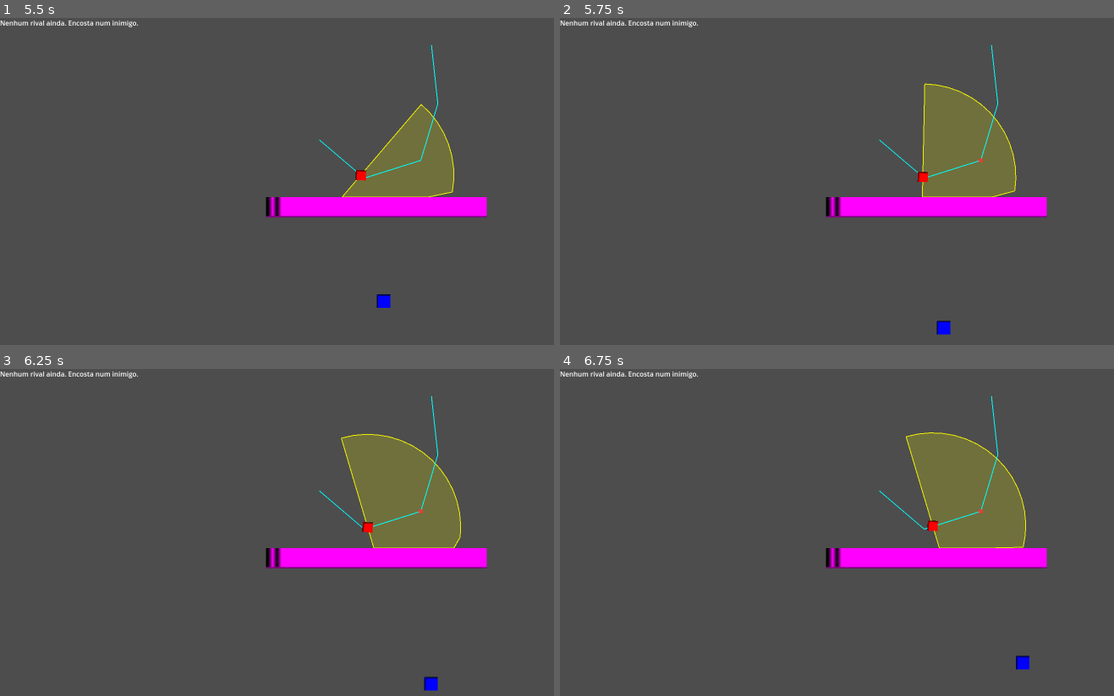
Above: before the commit, frames 1-4 (two rows, left to right).
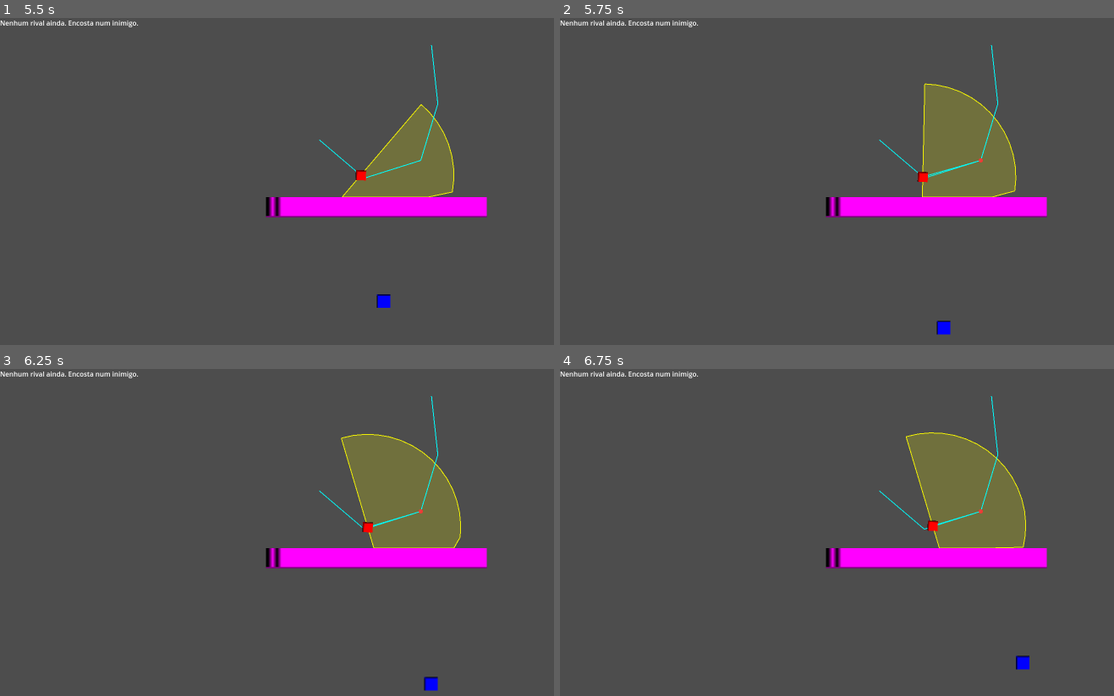
Above: after the commit, the same moments.

Repository: titosavio/Games
Game: Godot game, scene res://scenes/Main.tscn
The game is run twice, just before and just after one commit, with the same random seed, the same clock (stepped at 60 frames per second) and the same inputs.
Inputs:
- Up to frame 1 (5.5 s): hold Right (ui_right) 0.53-1.28 s; hold Down (ui_down) 1.28-2.03 s; hold Right (ui_right) 2.03-2.78 s; hold W (ui_up) 2.78-3.53 s; hold Left (ui_left) 3.53-5.03 s; hold Down (ui_down) from 5.03 s (still down)
- Up to frame 2 (5.75 s): keep holding Down (ui_down)
- Up to frame 3 (6.25 s): release Down (ui_down) at 5.78 s; hold Right (ui_right) from 5.78 s (still down)
- Up to frame 4 (6.75 s): release Right (ui_right) at 6.53 s; hold W (ui_up) from 6.53 s (still down)

Frame 1 is identical in both runs. In frame 2, less than 0.1% of the frame differs, in the area x 66-76%, y 43-49%; in frame 3, less than 0.1%; in frame 4, less than 0.1%.

Commit message:
refactor: Optimize path drawing logic in enemy navigator
Simplify the drawing of the enemy's path by starting from the current target and drawing only the relevant segments. This change improves performance and clarity in the path visualization process.

Diff:
--- a/new-game-project/scripts/enemy/enemy_navigator.gd
+++ b/new-game-project/scripts/enemy/enemy_navigator.gd
@@ -196,14 +196,19 @@
 	if state not in [EnemyBrain.State.PATROL, EnemyBrain.State.RETURN] or path.is_empty():
 		return
 
+	var idx: float = clamp(path_i, 0, path.size() - 1)
+
+	# começa no inimigo e vai só pro target atual (uma perninha)
 	var prev := enemy_owner.to_local(cur_pos)
-
-	for pp in path:
-		var p := enemy_owner.to_local(pp)
+	canvas.draw_line(prev, enemy_owner.to_local(path[idx]), path_line_color, 2.0)
+
+	# desenha o restante do caminho a partir do idx
+	prev = enemy_owner.to_local(path[idx])
+	for j in range(idx + 1, path.size()):
+		var p := enemy_owner.to_local(path[j])
 		canvas.draw_line(prev, p, path_line_color, 2.0)
 		prev = p
 
-	var idx: int = clamp(path_i, 0, path.size() - 1)
 	canvas.draw_circle(enemy_owner.to_local(path[idx]), 5.0, path_point_color)
 
 func reset_to_spawn():
